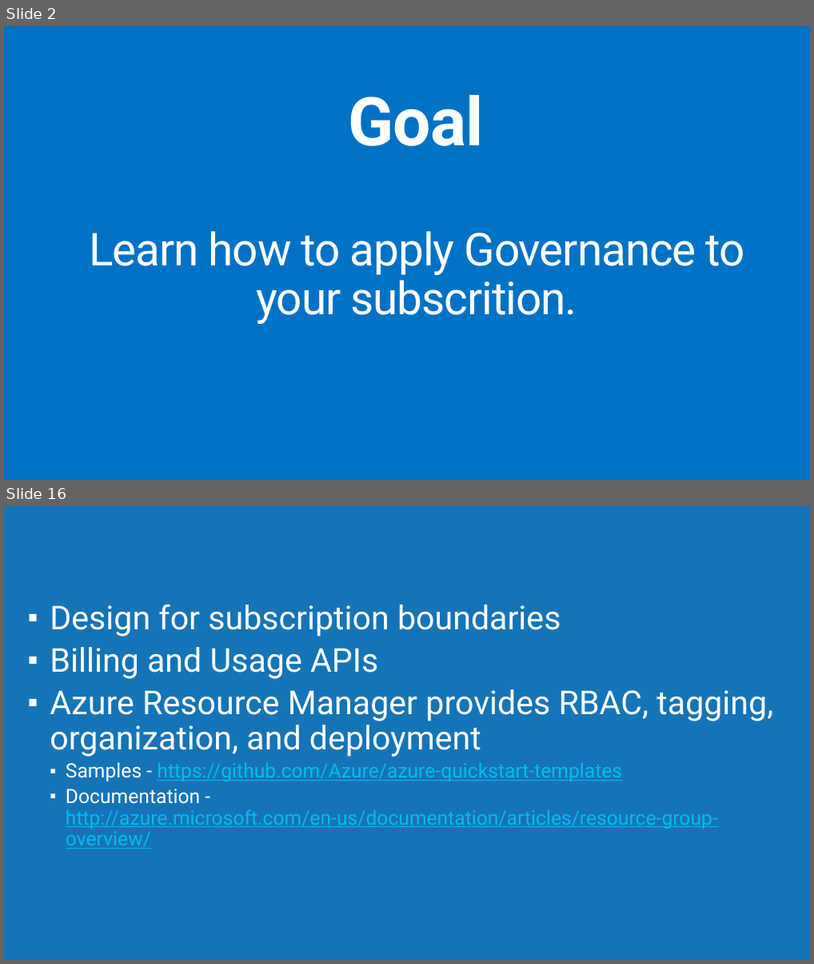
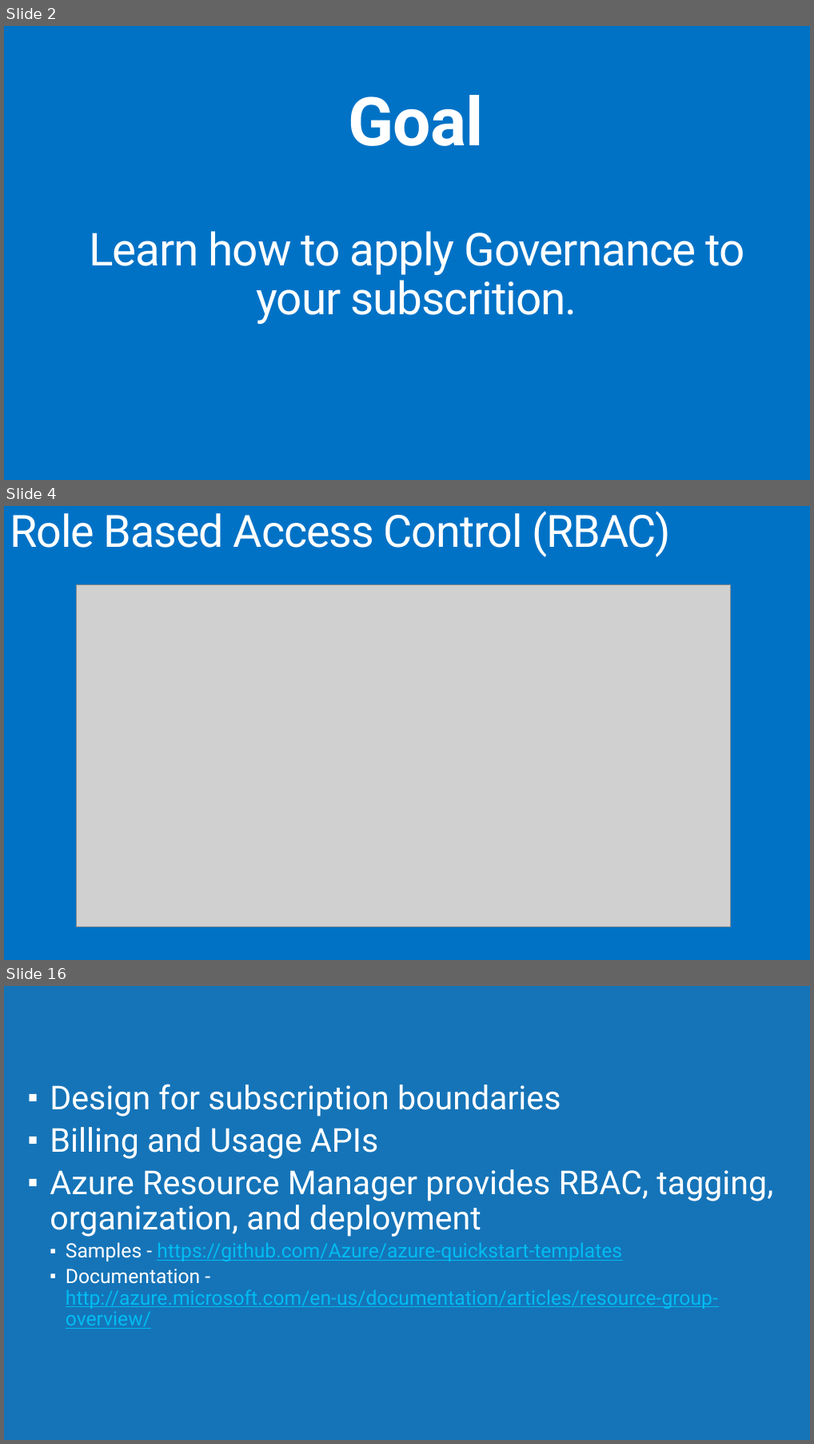
Before and after one commit to MSDEVMTL/GlobalAzureBootcamp2018, a slide deck: Step9/Step9-ARMGovernance.pptx. Shown one above the other, each under a label of ours: slides 2 and 16 before the commit, slides 2, 4 and 16 after it; the slides between them are not shown. The pictures are 814x964 and 814x1444 pixels, drawn with LibreOffice and Linux fonts; fonts in the diff are those of the drawing; grey boxes stand for pictures; background and template pictures are left out. Boxes give left, top, right and bottom in pixels: in the first picture for what was removed or moved away, otherwise in the second. Text is boxed around its words. In the diff, an @@ line names an element or a change of style, - is before the commit and + after.

Commit message:
typos & title issues in step9 pptx

```diff
--- a/Step9/Step9-ARMGovernance.pptx
+++ b/Step9/Step9-ARMGovernance.pptx
@@ slide 4 added at box(4, 506, 810, 960), background #0072C6 @@
@@ title added at box(10, 511, 670, 557), 52.9 pt, text #FFFFFF @@
+Role Based Access Control (RBAC)
@@ picture added at box(77, 584, 730, 926) @@
```
Also in this commit, not shown: 12 slides changed, 1 slide removed, 1 other file.
